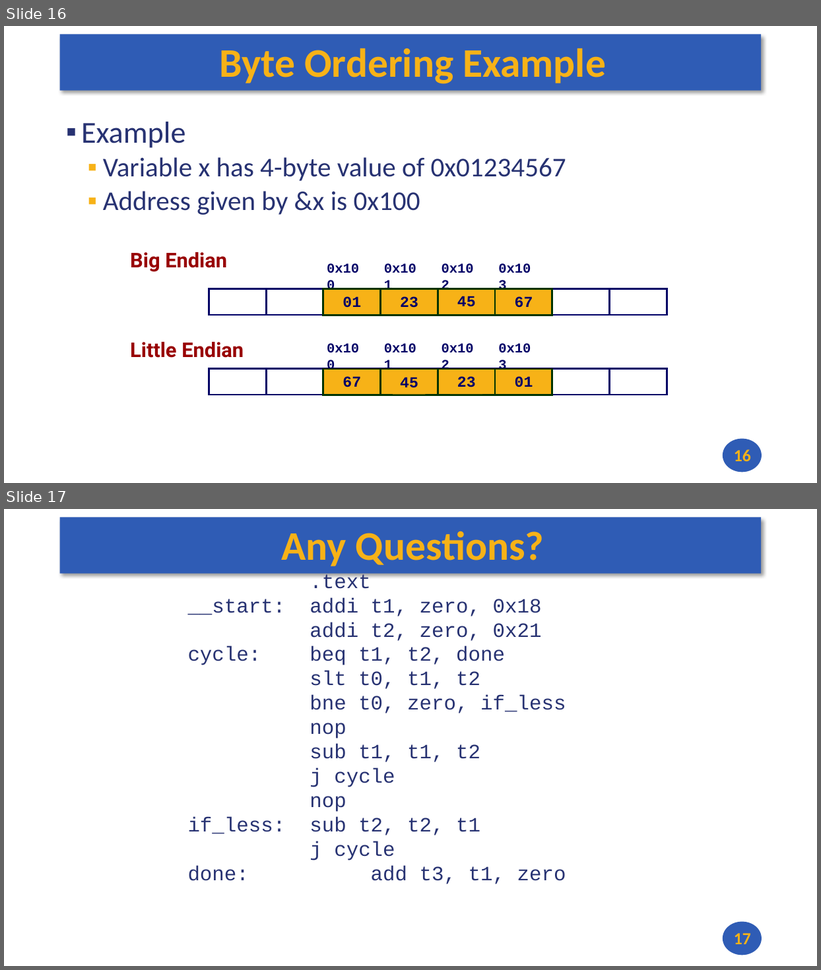
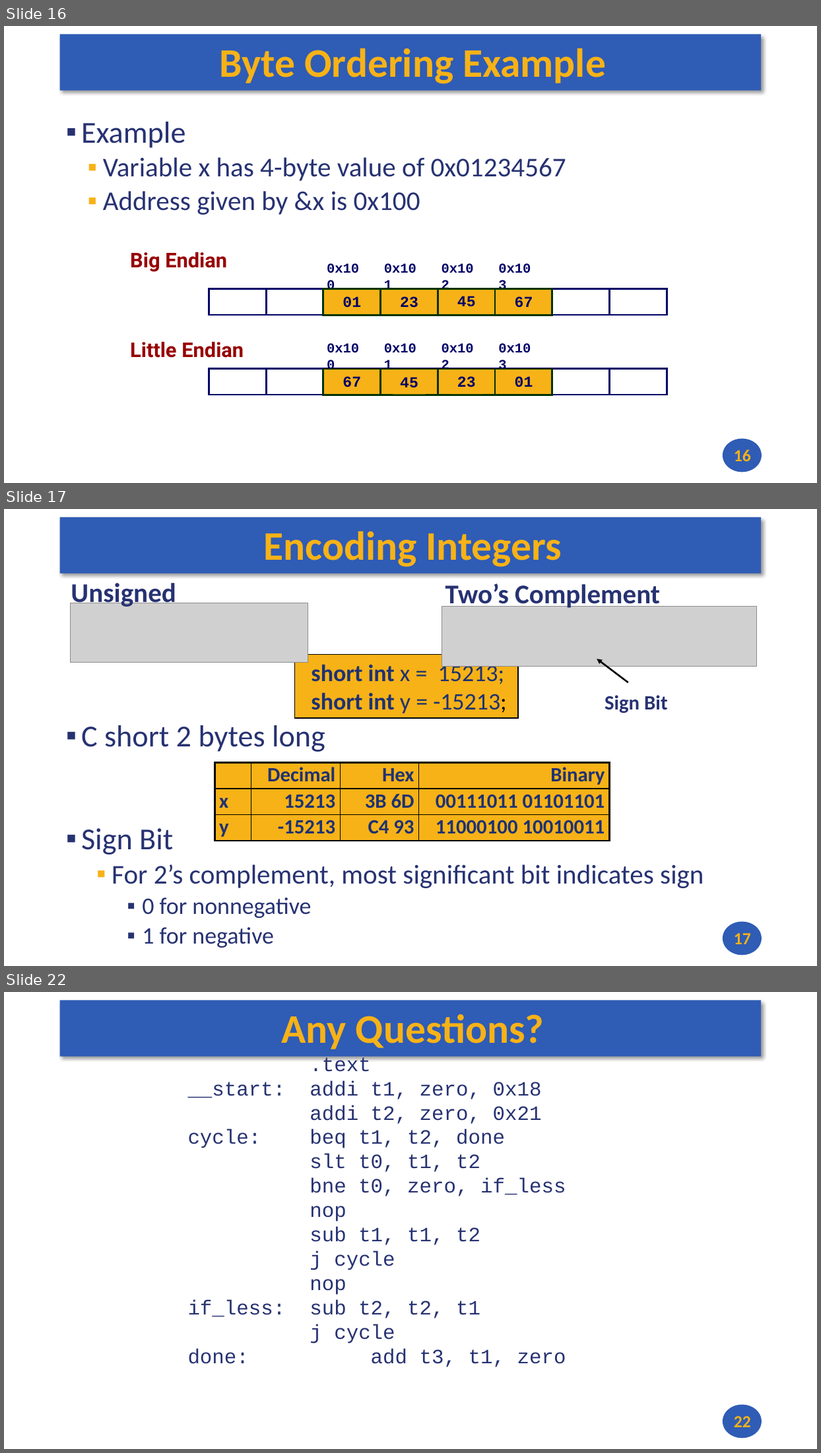
Before and after one commit to andrewt0301/hse-acos-course, a slide deck: docs/part1ca/02_DataTypes/CA_Lecture_02.pptx. Shown one above the other, each under a label of ours: slides 16 and 17 before the commit, slides 16, 17 and 22 after it; the slides between them are not shown. The pictures are 821x970 and 821x1453 pixels, drawn with LibreOffice and Linux fonts; fonts in the diff are those of the drawing; grey boxes stand for pictures. Boxes give left, top, right and bottom in pixels: in the first picture for what was removed or moved away, otherwise in the second. Text is boxed around its words. In the diff, an @@ line names an element or a change of style, - is before the commit and + after.

```diff
--- a/docs/part1ca/02_DataTypes/CA_Lecture_02.pptx
+++ b/docs/part1ca/02_DataTypes/CA_Lecture_02.pptx
@@ slide 17 added at <box>4,509,817,966</box>, background #FFFFFF; not listed: 2 template elements that a slide beside it also shows @@
@@ title added at <box>264,531,562,567</box>, 48 pt, text #F7B217, bold @@
+Encoding Integers
@@ text added at <box>71,580,176,607</box>, 32 pt, text #273272, bold @@
+Unsigned
@@ text added at <box>446,584,660,610</box>, 32 pt, text #273272, bold @@
+Two’s Complement
@@ picture added at <box>70,603,308,662</box> @@
@@ picture added at <box>442,607,757,667</box> @@
@@ rectangle added at <box>294,655,518,718</box>, fill #F7B217, outline #000000 1 pt, 28 pt, text #1E3272 @@
+short int x = 15213;
+short int y = -15213;
@@ arrow added from (628, 683) to (597, 659), #000000 2 pt @@
@@ text added at <box>605,695,667,714</box>, 24 pt, text #273272, bold @@
+Sign Bit
@@ text added at <box>81,725,704,948</box>, 32 pt, text #273272 @@
+▪ C short 2 bytes long
+▪ Sign Bit
+  ▪ For 2’s complement, most significant bit indicates sign
+    ▪ 0 for nonnegative
+    ▪ 1 for negative
@@ table added at <box>215,762,611,841</box>, 3 rows, 4 columns @@
+ | Decimal | Hex | Binary
+x | 15213 | 3B 6D | 00111011 01101101
+y | -15213 | C4 93 | 11000100 10010011
@@ page number added at <box>734,933,751,945</box>, 20 pt, text #F7B217, bold @@
+17
@@ what was slide 17 is now slide 22 @@
@@ page number at <box>734,1416,751,1428</box>: text changed @@
-17
+22
```
Also in this commit, not shown: 4 other slides added, 1 other file.
